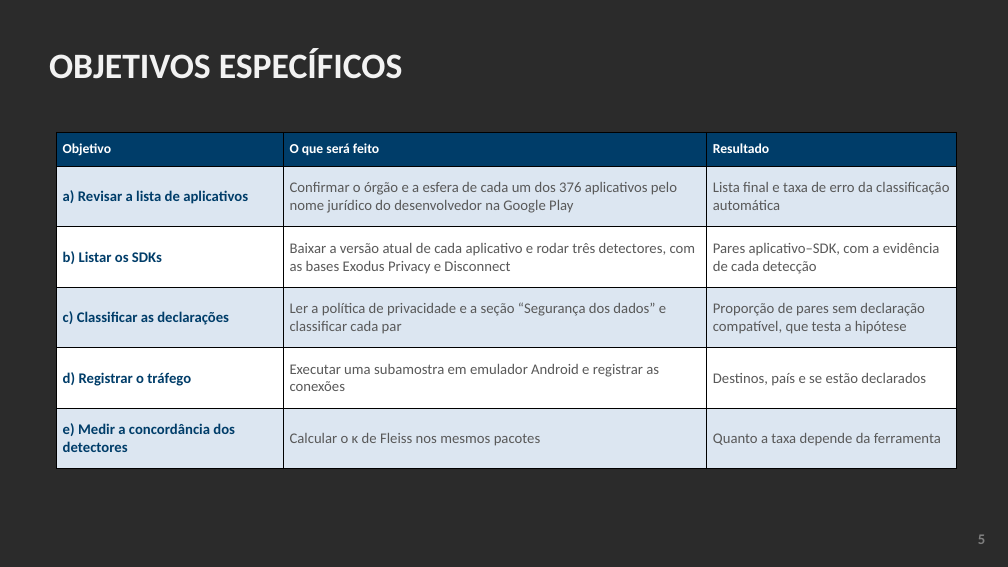
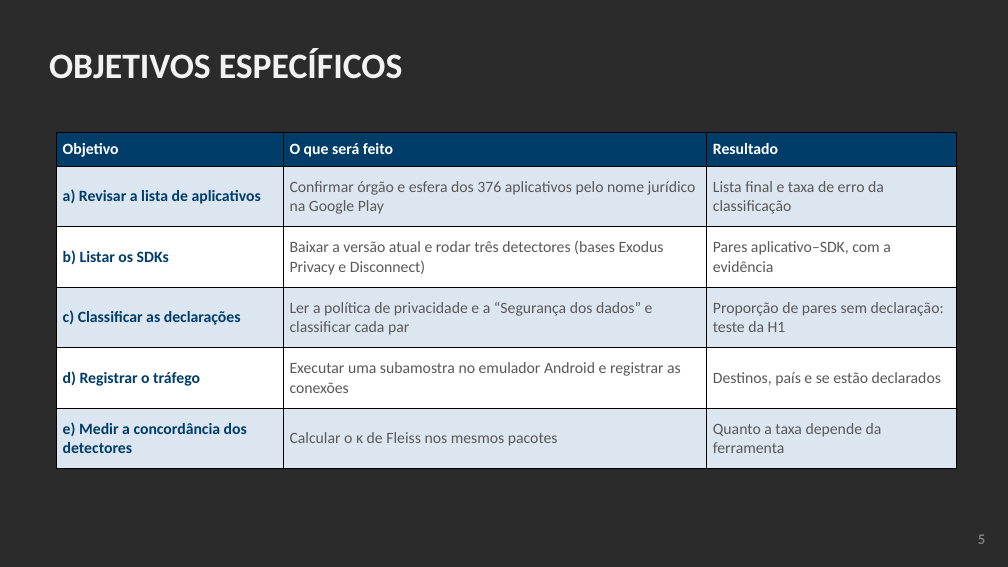
Before and after one commit to ClaudioAMF1/TCC, a slide deck: slide 5 of tcc/apresentacao/apresentacao-defesa-final.pptx. Drawn at 1008x567 pixels with LibreOffice and Linux fonts; fonts in the diff are those of the drawing; background and template pictures are left out; a plain dark background stands for a picture behind light text. Boxes give left, top, right and bottom in pixels: in the first picture for what was removed or moved away, otherwise in the second. Text is boxed around its words. In the diff, an @@ line names an element or a change of style, - is before the commit and + after.

```diff
--- a/tcc/apresentacao/apresentacao-defesa-final.pptx
+++ b/tcc/apresentacao/apresentacao-defesa-final.pptx
@@ table at (x1=57, y1=132, x2=957, y2=469) @@
-row 2, column 2: Confirmar o órgão e a esfera de cada um dos 376 aplicativos pelo nome jurídico do desenvolvedor na Google Play
+row 2, column 2: Confirmar órgão e esfera dos 376 aplicativos pelo nome jurídico na Google Play
-row 2, column 3: Lista final e taxa de erro da classificação automática
+row 2, column 3: Lista final e taxa de erro da classificação
-row 3, column 2: Baixar a versão atual de cada aplicativo e rodar três detectores, com as bases Exodus Privacy e Disconnect
+row 3, column 2: Baixar a versão atual e rodar três detectores (bases Exodus Privacy e Disconnect)
-row 3, column 3: Pares aplicativo–SDK, com a evidência de cada detecção
+row 3, column 3: Pares aplicativo–SDK, com a evidência
-row 4, column 2: Ler a política de privacidade e a seção “Segurança dos dados” e classificar cada par
+row 4, column 2: Ler a política de privacidade e a “Segurança dos dados” e classificar cada par
-row 4, column 3: Proporção de pares sem declaração compatível, que testa a hipótese
+row 4, column 3: Proporção de pares sem declaração: teste da H1
-row 5, column 2: Executar uma subamostra em emulador Android e registrar as conexões
+row 5, column 2: Executar uma subamostra no emulador Android e registrar as conexões
@@ size 13 to 15 pt in "Objetivo", "O que será feito", "Resultado" @@
@@ size 14 to 15 pt in "a) Revisar a lista de aplicativos", "b) Listar os SDKs", "c) Classificar as declarações", "d) Registrar o tráfego" and 4 more places @@
```
Also in this commit, not shown: 18 other slides changed, 1 slide removed, 15 other files.
